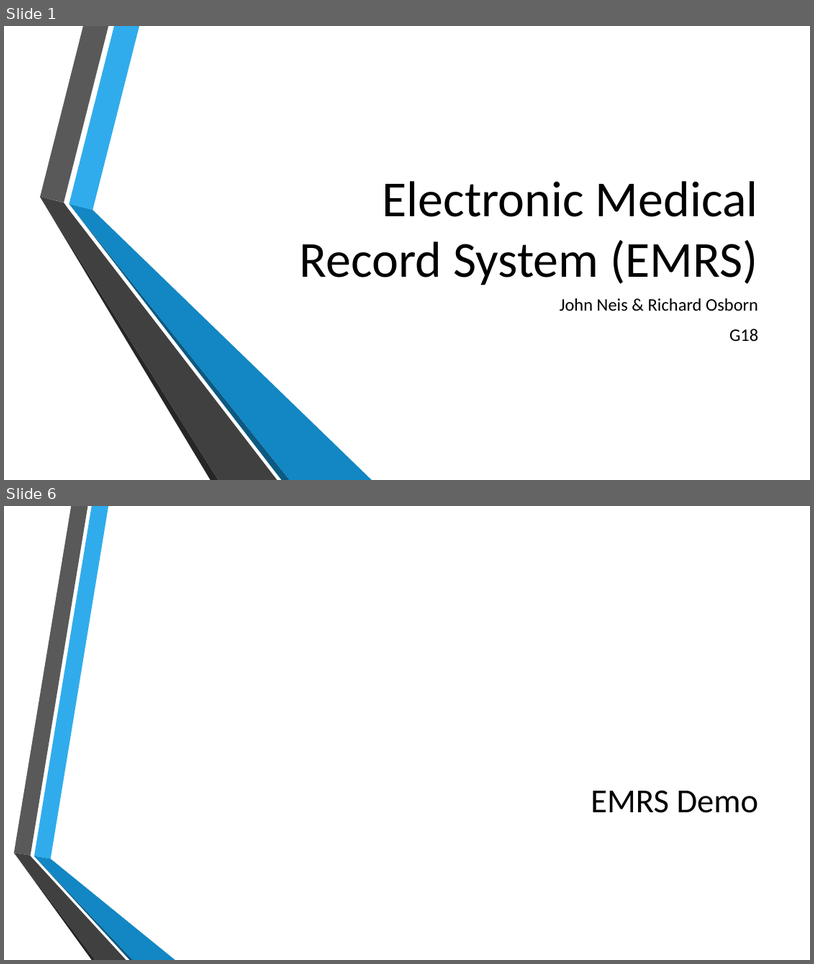
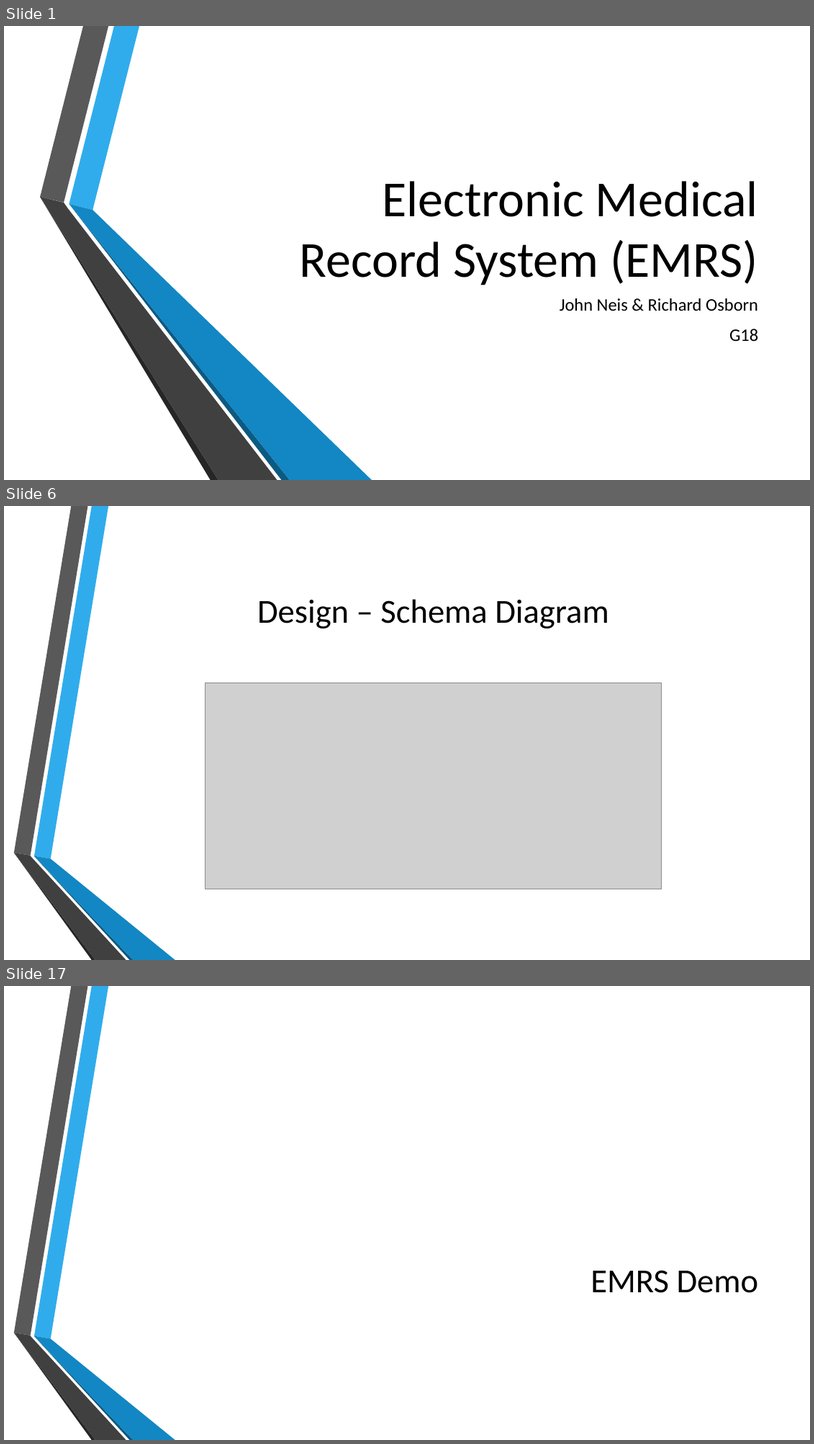
Before and after one commit to John-Neis/CSCI-455-Project, a slide deck: Presentation/Project_Presentation.pptx. Shown one above the other, each under a label of ours: slides 1 and 6 before the commit, slides 1, 6 and 17 after it; the slides between them are not shown. The pictures are 814x964 and 814x1444 pixels, drawn with LibreOffice and Linux fonts; fonts in the diff are those of the drawing; grey boxes stand for pictures; background and template pictures are left out. Boxes give left, top, right and bottom in pixels: in the first picture for what was removed or moved away, otherwise in the second. Text is boxed around its words. In the diff, an @@ line names an element or a change of style, - is before the commit and + after.

Commit message:
Project presentation powerpoint complete. Various images added as resources to presentation

```diff
--- a/Presentation/Project_Presentation.pptx
+++ b/Presentation/Project_Presentation.pptx
@@ slide 6 added at (x1=4, y1=506, x2=810, y2=960), background picture (left out); not listed: 6 template elements that a slide beside it also shows @@
@@ title added at (x1=257, y1=599, x2=609, y2=628), 40 pt, text #000000 @@
+Design – Schema Diagram
@@ picture added at (x1=205, y1=682, x2=662, y2=890) @@
@@ what was slide 6 is now slide 17 @@
```
Also in this commit, not shown: 2 slides changed, 12 other slides added, 2 slides removed.
